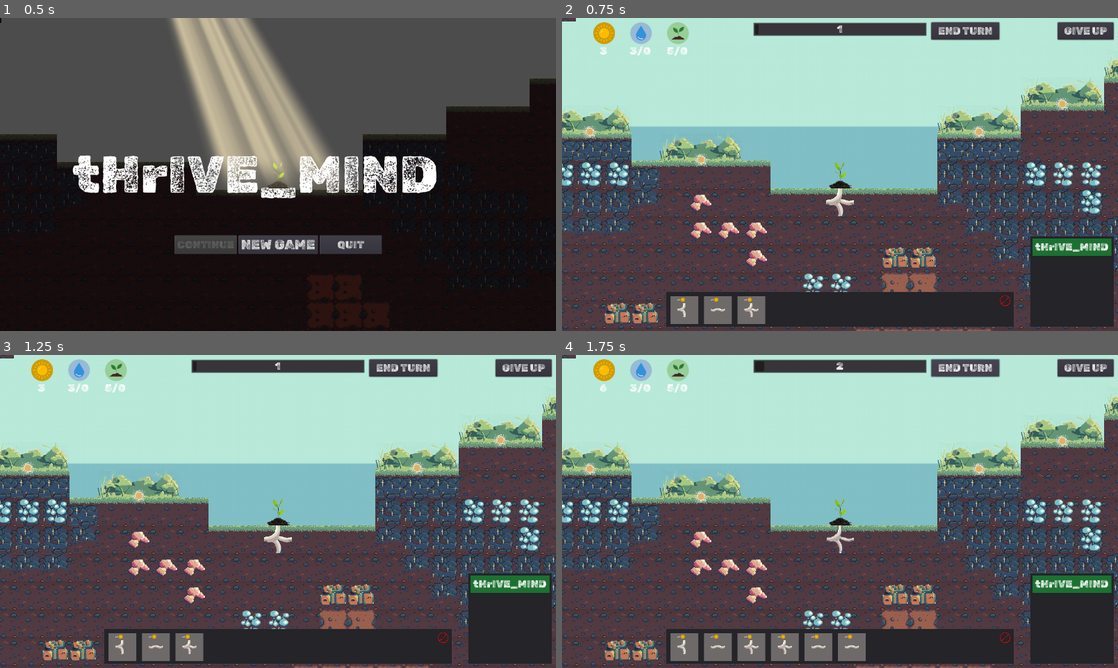
Above: before the commit, frames 1-4 (two rows, left to right).
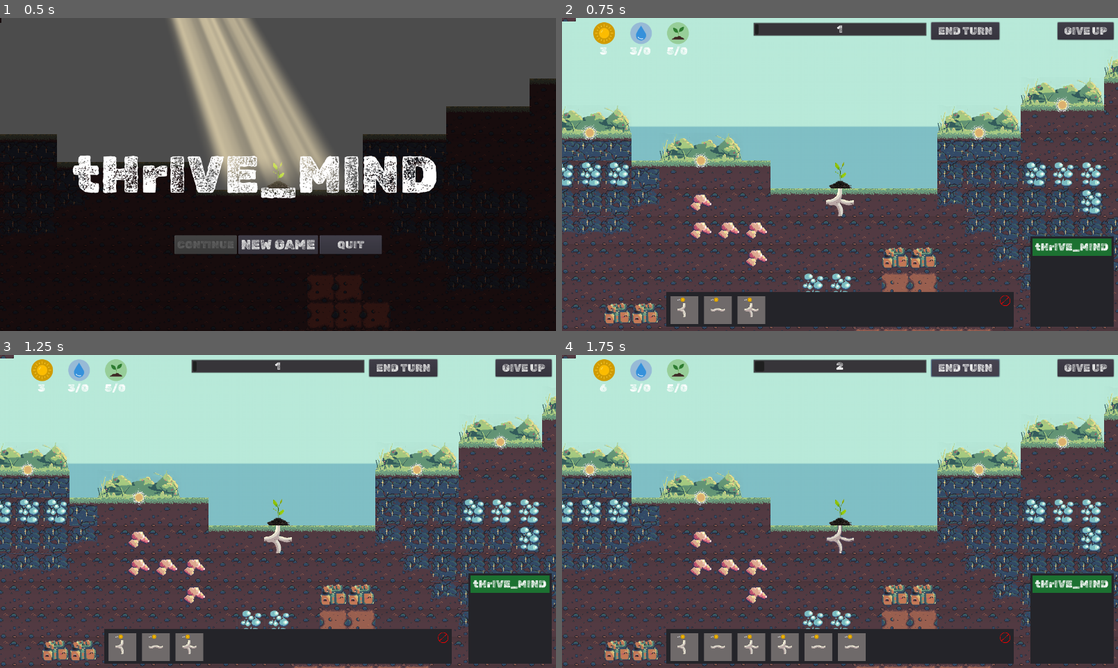
Above: after the commit, the same moments.

Repository: Gouellie/Roots
Game: Godot game, scene res://src/screens/main_menu.tscn
Two runs of this game, one before a commit and one after it. Both use one fixed random seed, a clock stepped at 60 frames per second and the inputs below.
Inputs:
- Up to frame 1 (0.5 s): no input
- Up to frame 2 (0.75 s): click "NEW GAME" at 0.5 s
- Up to frame 3 (1.25 s): no input
- Up to frame 4 (1.75 s): click "END TURN" at 1.25 s

Frame 1 is identical in both runs. In frame 2, 0.2% of the frame differs, in the area x 3-92%, y 25-48%; in frame 3, 0.2%; in frame 4, 0.2%.

Commit message:
Added Upgrade Shop

Diff:
--- a/project.godot
+++ b/project.godot
@@ -168,6 +168,11 @@
 "class": "TurnManager",
 "language": "GDScript",
 "path": "res://src/scripts/turns/turn_manager.gd"
+}, {
+"base": "Node2D",
+"class": "UpgradesManager",
+"language": "GDScript",
+"path": "res://src/scenes/librairies/managers/upgrades_manager.gd"
 } ]
 _global_script_class_icons={
 "ConditionLoseResolveBehavior": "",
@@ -201,7 +206,8 @@
 "TileBlueprintBase": "",
 "TileBlueprintEraser": "",
 "TilePanel": "",
-"TurnManager": ""
+"TurnManager": "",
+"UpgradesManager": ""
 }
 
 [application]
--- a/src/autoload/events.gd
+++ b/src/autoload/events.gd
@@ -31,6 +31,24 @@
 signal open_plant_shop
 
 # warning-ignore:unused_signal
+signal shop_upgrade_bought
+
+# warning-ignore:unused_signal
+signal shop_buy_sun_upgrade(level)
+
+# warning-ignore:unused_signal
+signal shop_buy_water_upgrade(level)
+
+# warning-ignore:unused_signal
+signal shop_buy_soil_upgrade(level)
+
+# warning-ignore:unused_signal
+signal shop_draw_tiles
+
+# warning-ignore:unused_signal
+signal shop_heal_all_tiles
+
+# warning-ignore:unused_signal
 signal init_player_resource_manager(_resource_manager)
 
 # warning-ignore:unused_signal
--- a/src/autoload/globals.gd
+++ b/src/autoload/globals.gd
@@ -7,6 +7,10 @@
 var entity_manager : EntityManager
 var turn_manager : TurnManager
 var ingredient_manager : IngredientManager
+var upgrades_manager : UpgradesManager
+
+var is_upgrade_menu_opened : bool = false
+
 
 func _init():
 	Events.connect("init_player_resource_manager", self, "on_player_resource_manager_init")
--- a/src/scenes/librairies/ingredients/fertile_soil.gd
+++ b/src/scenes/librairies/ingredients/fertile_soil.gd
@@ -14,6 +14,13 @@
 func _ready() -> void:
 	button.visible = false
 	sprite_attention.visible = true
+	_delay_animation()
+
+
+func _delay_animation() -> void:
+	yield(get_tree().create_timer(rand_range(0.1, 0.3)), "timeout")
+	$AnimationPlayer.play("Idle")
+
 
 func _process(delta: float) -> void:
 	if ferlitized:
--- a/src/scenes/librairies/ingredients/fertile_soil.tscn
+++ b/src/scenes/librairies/ingredients/fertile_soil.tscn
@@ -13,16 +13,28 @@
 length = 1.5
 loop = true
 tracks/0/type = "value"
-tracks/0/path = NodePath("Sprite_Attention:position")
+tracks/0/path = NodePath("Sprite_Attention:scale")
 tracks/0/interp = 1
 tracks/0/loop_wrap = true
 tracks/0/imported = false
 tracks/0/enabled = true
 tracks/0/keys = {
-"times": PoolRealArray( 0, 0.6, 1.5 ),
-"transitions": PoolRealArray( 0.554784, 1.8025, 0.233258 ),
+"times": PoolRealArray( 0, 0.8, 1.5 ),
+"transitions": PoolRealArray( 1, 1, 1 ),
 "update": 0,
-"values": [ Vector2( 0, 32 ), Vector2( 0, 28 ), Vector2( 0, 32 ) ]
+"values": [ Vector2( 1, 1 ), Vector2( 1.2, 1.2 ), Vector2( 1, 1 ) ]
+}
+tracks/1/type = "value"
+tracks/1/path = NodePath("Sprite_Attention:rotation_degrees")
+tracks/1/interp = 1
+tracks/1/loop_wrap = true
+tracks/1/imported = false
+tracks/1/enabled = true
+tracks/1/keys = {
+"times": PoolRealArray( 0, 0.8, 1.5 ),
+"transitions": PoolRealArray( 1, 1, 1 ),
+"update": 0,
+"values": [ 0.0, 74.6, 0.0 ]
 }
 
 [node name="FertileSoil" type="Node2D"]
@@ -35,6 +47,8 @@
 
 [node name="Sprite_Attention" type="Sprite" parent="."]
 position = Vector2( 0, 32 )
+rotation = 1.26241
+scale = Vector2( 1.19392, 1.19392 )
 texture = ExtResource( 2 )
 region_enabled = true
 region_rect = Rect2( 64, 256, 64, 64 )
@@ -64,7 +78,6 @@
 rect_scale = Vector2( 0.3, 0.3 )
 
 [node name="AnimationPlayer" type="AnimationPlayer" parent="."]
-autoplay = "Idle"
 anims/Idle = SubResource( 2 )
 
 [node name="ResourceManager" type="Node2D" parent="."]
--- /dev/null
+++ b/src/scenes/librairies/managers/upgrades_manager.gd
@@ -0,0 +1,27 @@
+extends Node2D
+class_name UpgradesManager
+
+var sun_level : int = 0
+var water_level : int = 0
+var nutrients_level : int = 0
+
+func _init() -> void:
+	Globals.upgrades_manager = self
+
+
+func _ready() -> void:
+	Events.connect("shop_buy_sun_upgrade", self, "on_sun_upgraded")
+	Events.connect("shop_buy_water_upgrade", self, "on_water_upgraded")
+	Events.connect("shop_buy_soil_upgrade", self, "on_nutrients_upgraded")
+
+
+func on_sun_upgraded(level) -> void:
+	sun_level = level
+
+
+func on_water_upgraded(level) -> void:
+	water_level = level
+
+
+func on_nutrients_upgraded(level) -> void:
+	nutrients_level = level
--- a/src/scenes/main_scene.tscn
+++ b/src/scenes/main_scene.tscn
@@ -13,6 +13,7 @@
 [ext_resource path="res://src/scenes/terrain_moderate_2.tscn" type="PackedScene" id=11]
 [ext_resource path="res://src/ui/turns/resolve_behaviors/resolve_behavior_damage_noresources.gd" type="Script" id=12]
 [ext_resource path="res://src/ui/turns/resolve_behaviors/resolve_behavior_condition_win_max_turns.gd" type="Script" id=13]
+[ext_resource path="res://src/scenes/librairies/managers/upgrades_manager.gd" type="Script" id=14]
 
 [node name="MainScene" type="Node2D"]
 script = ExtResource( 4 )
@@ -69,3 +70,6 @@
 
 [node name="Behavior_Win_at_Max_Turns" type="Node2D" parent="."]
 script = ExtResource( 13 )
+
+[node name="UpgradesManager" type="Node2D" parent="."]
+script = ExtResource( 14 )
--- a/src/ui/gui.tscn
+++ b/src/ui/gui.tscn
@@ -149,15 +149,8 @@
 text = "QUIT TO MAIN"
 
 [node name="UpgradesShop" parent="." instance=ExtResource( 7 )]
-pause_mode = 2
-anchor_left = 0.5
-anchor_top = 0.5
-anchor_right = 0.5
-anchor_bottom = 0.5
-margin_left = -192.0
-margin_top = -224.0
-margin_right = 192.0
-margin_bottom = 224.0
+margin_top = -288.0
+margin_bottom = 246.0
 
 [connection signal="pressed" from="Margin/Control/Button_GiveUp" to="." method="_on_Button_GiveUp_pressed"]
 [connection signal="pressed" from="GameControlScreen/Panel/CenterContainer/VBoxContainer/Button_Retry" to="." method="_on_Button_Retry_pressed"]
--- a/src/ui/tilebox.gd
+++ b/src/ui/tilebox.gd
@@ -12,6 +12,7 @@
 
 func _ready() -> void:
 	Events.connect("tilepanel_selected", self, "on_selected_tile_changed")
+	Events.connect("shop_draw_tiles", self, "on_draw_tiles")
 	Turns.connect("turn_next", self, "on_next_turn")
 	if use_random:
 		_draw_tiles()
@@ -67,6 +68,10 @@
 	_draw_tiles()
 
 
+func on_draw_tiles() -> void:
+	_draw_tiles()
+
+
 func _on_Button_Erase_mouse_entered() -> void:
 	var info = Info.new("Eraser Tool")
 	info.add_info("Use eraser tool to remove tiles")
--- /dev/null
+++ b/src/ui/upgrade_entry.gd
@@ -0,0 +1,84 @@
+extends Control
+
+export (String) var upgrade_name
+export (String) var details
+export (PoolStringArray) var extra_info
+export (int) var base_price := 1
+export (int) var max_level := 6
+export (int) var max_price := 20
+export (bool) var once_per_turn
+export (int) var fibo_mod := 0
+export (String) var signal_to_emit
+
+const fibo := [1, 2, 3, 5, 8, 13, 21, 34]
+
+var infinite : bool = false
+var current_level : int = 0
+var current_price : int
+
+onready var label_name := $MarginContainer/VBoxContainer/HBoxContainer_Header/Label_UpgradeName
+onready var label_level := $MarginContainer/VBoxContainer/HBoxContainer_Header/Label_Level
+onready var label_details := $MarginContainer/VBoxContainer/HBoxContainer/MarginContainer/Label_Details
+onready var label_price := $MarginContainer/VBoxContainer/HBoxContainer/Label_Price
+onready var button : Button = $MarginContainer/VBoxContainer/HBoxContainer/Button_Buy
+
+
+func _ready() -> void:
+	Events.connect("open_plant_shop", self, "on_upgrade_shop_open")
+	Events.connect("shop_upgrade_bought", self, "on_upgrade_bought")
+	current_price = base_price
+	label_name.text = upgrade_name
+	label_details.text = details
+	label_price.text = "x%d" % current_price
+	if max_level < 0:
+		infinite = true
+	_update_level_text()
+
+
+func _on_Button_Buy_pressed() -> void:
+	if not _try_buying():
+		return
+	Events.emit_signal("shop_upgrade_bought")
+	if infinite:
+		Events.emit_signal(signal_to_emit)
+		return
+	current_level += 1
+	Events.emit_signal(signal_to_emit, current_level)
+	if current_level == max_level:
+		button.disabled = true
+		label_price.visible = false
+	current_price = base_price + fibo[current_level + fibo_mod]
+	current_price = min(current_price, max_price) as int
+	label_price.text = "x%d" % current_price
+	_update_level_text()
+
+
+func _update_level_text() -> void:
+	if infinite:
+		label_level.text = ""
+	else:
+		label_level.text = "%d/%d" % [current_level, max_level]
+
+
+func _on_UpgradeEntry_mouse_entered() -> void:
+	var info = Info.new(upgrade_name)
+	for i in extra_info:
+		info.add_info(i)
+	Events.emit_signal("info_request", info)
+
+
+func on_upgrade_shop_open() -> void:
+	_check_if_can_buy()
+
+
+func on_upgrade_bought() -> void:
+	_check_if_can_buy()
+
+
+func _check_if_can_buy() -> void:
+	var can_buy = Globals.player_resource_manager.get_resource_manager().can_consume(Resources.SUNLIGHT, current_price)
+	button.disabled = not can_buy
+
+
+func _try_buying() -> bool:
+	return Globals.player_resource_manager.get_resource_manager().try_consume(Resources.SUNLIGHT, current_price)
--- /dev/null
+++ b/src/ui/upgrade_entry.tscn
@@ -0,0 +1,120 @@
+[gd_scene load_steps=7 format=2]
+
+[ext_resource path="res://assets/theme/main_theme.tres" type="Theme" id=1]
+[ext_resource path="res://assets/theme/fonts/RubikDirt-Regular.ttf" type="DynamicFontData" id=2]
+[ext_resource path="res://src/ui/upgrade_entry.gd" type="Script" id=3]
+[ext_resource path="res://assets/GUI/icons/icon_sunlight.png" type="Texture" id=4]
+
+[sub_resource type="DynamicFont" id=2]
+size = 20
+font_data = ExtResource( 2 )
+
+[sub_resource type="DynamicFont" id=1]
+size = 15
+font_data = ExtResource( 2 )
+
+[node name="UpgradeEntry" type="MarginContainer"]
+margin_right = 374.0
+margin_bottom = 73.0
+theme = ExtResource( 1 )
+custom_constants/margin_right = 2
+custom_constants/margin_top = 2
+custom_constants/margin_left = 2
+custom_constants/margin_bottom = 2
+script = ExtResource( 3 )
+
+[node name="ColorRect" type="ColorRect" parent="."]
+margin_left = 2.0
+margin_top = 2.0
+margin_right = 372.0
+margin_bottom = 74.0
+mouse_filter = 2
+color = Color( 0, 0.235294, 0.443137, 1 )
+
+[node name="MarginContainer" type="MarginContainer" parent="."]
+margin_left = 2.0
+margin_top = 2.0
+margin_right = 372.0
+margin_bottom = 74.0
+mouse_filter = 2
+custom_constants/margin_right = 6
+custom_constants/margin_top = 4
+custom_constants/margin_left = 6
+custom_constants/margin_bottom = 4
+
+[node name="VBoxContainer" type="VBoxContainer" parent="MarginContainer"]
+margin_left = 6.0
+margin_top = 4.0
+margin_right = 364.0
+margin_bottom = 68.0
+mouse_filter = 2
+
+[node name="HBoxContainer_Header" type="HBoxContainer" parent="MarginContainer/VBoxContainer"]
+margin_right = 358.0
+margin_bottom = 24.0
+mouse_filter = 2
+
+[node name="Label_UpgradeName" type="Label" parent="MarginContainer/VBoxContainer/HBoxContainer_Header"]
+margin_right = 177.0
+margin_bottom = 24.0
+size_flags_horizontal = 3
+custom_fonts/font = SubResource( 2 )
+text = "UPGRADE NAME"
+
+[node name="Label_Level" type="Label" parent="MarginContainer/VBoxContainer/HBoxContainer_Header"]
+margin_left = 181.0
+margin_right = 358.0
+margin_bottom = 24.0
+size_flags_horizontal = 3
+custom_fonts/font = SubResource( 2 )
+text = "1/3"
+align = 2
+
+[node name="HBoxContainer" type="HBoxContainer" parent="MarginContainer/VBoxContainer"]
+margin_top = 28.0
+margin_right = 358.0
+margin_bottom = 64.0
+mouse_filter = 2
+
+[node name="MarginContainer" type="MarginContainer" parent="MarginContainer/VBoxContainer/HBoxContainer"]
+margin_right = 263.0
+margin_bottom = 36.0
+size_flags_horizontal = 3
+custom_constants/margin_left = 4
+
+[node name="Label_Details" type="Label" parent="MarginContainer/VBoxContainer/HBoxContainer/MarginContainer"]
+margin_left = 4.0
+margin_top = 8.0
+margin_right = 263.0
+margin_bottom = 27.0
+size_flags_horizontal = 3
+custom_fonts/font = SubResource( 1 )
+text = "Details"
+
+[node name="Label_Price" type="Label" parent="MarginContainer/VBoxContainer/HBoxContainer"]
+margin_left = 267.0
+margin_right = 278.0
+margin_bottom = 36.0
+size_flags_vertical = 3
+custom_fonts/font = SubResource( 1 )
+text = "3"
+align = 2
+valign = 2
+
+[node name="TextureRect" type="TextureRect" parent="MarginContainer/VBoxContainer/HBoxContainer"]
+margin_left = 282.0
+margin_right = 318.0
+margin_bottom = 36.0
+rect_min_size = Vector2( 36, 0 )
+texture = ExtResource( 4 )
+expand = true
+
+[node name="Button_Buy" type="Button" parent="MarginContainer/VBoxContainer/HBoxContainer"]
+margin_left = 322.0
+margin_right = 358.0
+margin_bottom = 36.0
+rect_min_size = Vector2( 36, 36 )
+text = "+"
+
+[connection signal="mouse_entered" from="." to="." method="_on_UpgradeEntry_mouse_entered"]
+[connection signal="pressed" from="MarginContainer/VBoxContainer/HBoxContainer/Button_Buy" to="." method="_on_Button_Buy_pressed"]
--- a/src/ui/upgrades_shop.gd
+++ b/src/ui/upgrades_shop.gd
@@ -2,12 +2,14 @@
 
 
 func _ready() -> void:
+	connect("popup_hide", self, "on_closed")
 	Events.connect("open_plant_shop", self, "on_open_plant_shop")
 
 
 func on_open_plant_shop() -> void:
+	Globals.is_upgrade_menu_opened = false
 	popup()
 
 
-func _on_Button_Close_pressed() -> void:
-	visible = false
+func on_closed() -> void:
+	Globals.is_upgrade_menu_opened = false
--- a/src/ui/upgrades_shop.tscn
+++ b/src/ui/upgrades_shop.tscn
@@ -1,56 +1,124 @@
-[gd_scene load_steps=3 format=2]
+[gd_scene load_steps=5 format=2]
 
 [ext_resource path="res://assets/theme/main_theme.tres" type="Theme" id=1]
 [ext_resource path="res://src/ui/upgrades_shop.gd" type="Script" id=2]
+[ext_resource path="res://src/ui/upgrade_entry.tscn" type="PackedScene" id=3]
+
+[sub_resource type="StyleBoxFlat" id=1]
+bg_color = Color( 0.247059, 0.529412, 0.968627, 1 )
+corner_radius_top_left = 20
+corner_radius_top_right = 20
+corner_radius_bottom_right = 20
+corner_radius_bottom_left = 20
 
 [node name="UpgradesShop" type="Popup"]
-anchor_right = 1.0
-anchor_bottom = 1.0
-margin_right = -896.0
-margin_bottom = -272.0
+anchor_left = 0.5
+anchor_top = 0.5
+anchor_right = 0.5
+anchor_bottom = 0.5
+margin_left = -200.0
+margin_top = -267.0
+margin_right = 200.0
+margin_bottom = 267.0
 theme = ExtResource( 1 )
 script = ExtResource( 2 )
 
 [node name="Panel" type="Panel" parent="."]
-anchor_left = 0.5
-anchor_top = 0.5
-anchor_right = 0.5
-anchor_bottom = 0.5
-margin_left = -192.0
-margin_top = -224.0
-margin_right = 192.0
-margin_bottom = 224.0
+anchor_right = 1.0
+anchor_bottom = 1.0
+custom_styles/panel = SubResource( 1 )
 
 [node name="MarginContainer" type="MarginContainer" parent="Panel"]
 anchor_right = 1.0
 anchor_bottom = 1.0
-custom_constants/margin_right = 5
-custom_constants/margin_top = 5
-custom_constants/margin_left = 5
-custom_constants/margin_bottom = 5
+custom_constants/margin_right = 10
+custom_constants/margin_top = 10
+custom_constants/margin_left = 10
+custom_constants/margin_bottom = 10
 
 [node name="VBoxContainer" type="VBoxContainer" parent="Panel/MarginContainer"]
-margin_left = 5.0
-margin_top = 5.0
-margin_right = 379.0
-margin_bottom = 443.0
+margin_left = 10.0
+margin_top = 10.0
+margin_right = 390.0
+margin_bottom = 524.0
 
-[node name="Label" type="Label" parent="Panel/MarginContainer/VBoxContainer"]
-margin_right = 374.0
-margin_bottom = 29.0
+[node name="MarginContainer" type="MarginContainer" parent="Panel/MarginContainer/VBoxContainer"]
+margin_right = 380.0
+margin_bottom = 110.0
+rect_min_size = Vector2( 0, 50 )
+size_flags_vertical = 3
+
+[node name="TextureRect" type="ColorRect" parent="Panel/MarginContainer/VBoxContainer/MarginContainer"]
+margin_right = 380.0
+margin_bottom = 110.0
+rect_min_size = Vector2( 0, 20 )
+color = Color( 0.235294, 0.552941, 0.231373, 1 )
+
+[node name="Label" type="Label" parent="Panel/MarginContainer/VBoxContainer/MarginContainer"]
+margin_top = 40.0
+margin_right = 380.0
+margin_bottom = 69.0
 text = "PLANTS UPGRADES"
 align = 1
 
 [node name="VBoxContainer" type="VBoxContainer" parent="Panel/MarginContainer/VBoxContainer"]
-margin_top = 33.0
-margin_right = 374.0
-margin_bottom = 399.0
-size_flags_vertical = 3
+margin_top = 114.0
+margin_right = 380.0
+margin_bottom = 514.0
+custom_constants/separation = 5
 
-[node name="Button_Close" type="Button" parent="Panel/MarginContainer/VBoxContainer"]
-margin_top = 403.0
-margin_right = 374.0
-margin_bottom = 438.0
-text = "CLOSE"
+[node name="UpgradeEntry_Sun" parent="Panel/MarginContainer/VBoxContainer/VBoxContainer" instance=ExtResource( 3 )]
+margin_right = 380.0
+margin_bottom = 76.0
+upgrade_name = "SUNBURN"
+details = "Increase Sun production"
+extra_info = PoolStringArray( "Each Plants produces additional Sun Tiles each turn" )
+base_price = 4
+max_level = 3
+max_price = 15
+fibo_mod = 3
+signal_to_emit = "shop_buy_sun_upgrade"
 
-[connection signal="pressed" from="Panel/MarginContainer/VBoxContainer/Button_Close" to="." method="_on_Button_Close_pressed"]
+[node name="UpgradeEntry_Water" parent="Panel/MarginContainer/VBoxContainer/VBoxContainer" instance=ExtResource( 3 )]
+margin_top = 81.0
+margin_right = 380.0
+margin_bottom = 157.0
+upgrade_name = "BIG GULP"
+details = "Increase Water production"
+extra_info = PoolStringArray( "Increase Water extracted from connected water Tiles" )
+base_price = 2
+fibo_mod = 1
+signal_to_emit = "shop_buy_water_upgrade"
+
+[node name="UpgradeEntry_Soil" parent="Panel/MarginContainer/VBoxContainer/VBoxContainer" instance=ExtResource( 3 )]
+margin_top = 162.0
+margin_right = 380.0
+margin_bottom = 238.0
+upgrade_name = "EAT DIRTH"
+details = "Increase Nutrients production"
+extra_info = PoolStringArray( "Increase Nutrients extracted from connected nutrients Tiles" )
+base_price = 2
+fibo_mod = 1
+signal_to_emit = "shop_buy_soil_upgrade"
+
+[node name="UpgradeEntry_Draw" parent="Panel/MarginContainer/VBoxContainer/VBoxContainer" instance=ExtResource( 3 )]
+margin_top = 243.0
+margin_right = 380.0
+margin_bottom = 319.0
+upgrade_name = "FULL HOUSE"
+details = "Draw more Tiles"
+extra_info = PoolStringArray( "Draw additional Tiles this turn", "Can only be used onced each turn" )
+base_price = 3
+max_level = -1
+signal_to_emit = "shop_draw_tiles"
+
+[node name="UpgradeEntry_Heal" parent="Panel/MarginContainer/VBoxContainer/VBoxContainer" instance=ExtResource( 3 )]
+margin_top = 324.0
+margin_right = 380.0
+margin_bottom = 400.0
+upgrade_name = "MEDIC"
+details = "Heal all Tiles"
+extra_info = PoolStringArray( "Heal all connected Root Tiles " )
+base_price = 4
+max_level = -1
+signal_to_emit = "shop_heal_all_tiles"
Not shown: 1 places in src/scenes/main_scene.tscn that only renumber resources
